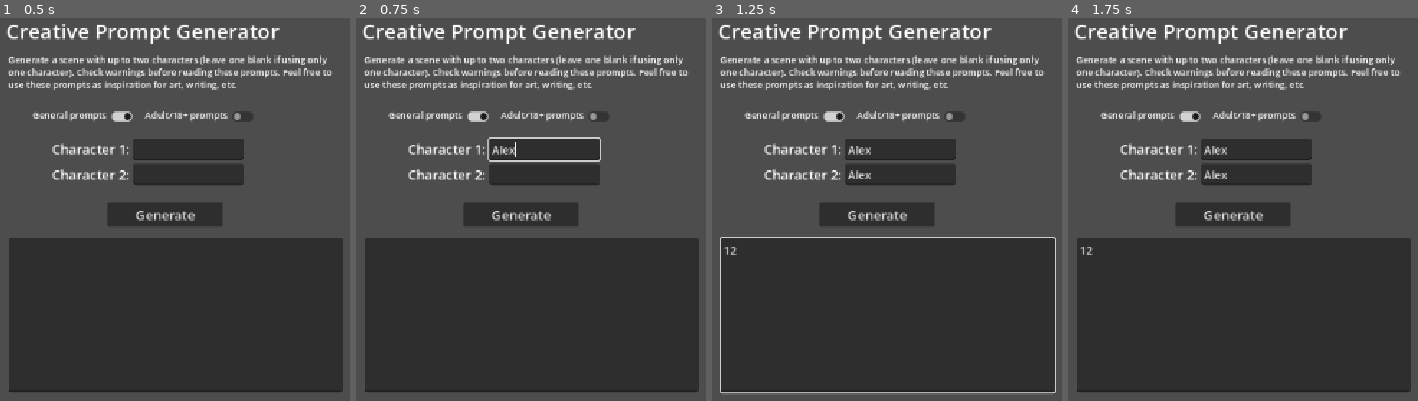
Above: before the commit, frames 1-4 (left to right).
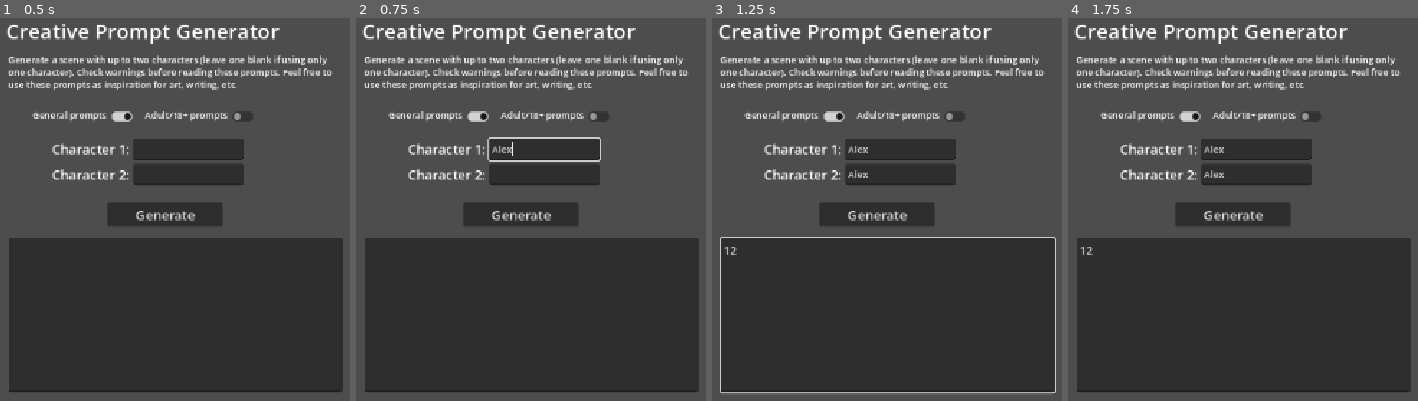
Above: after the commit, the same moments.

Repository: 17angelsprings/Creative-Prompt-Generator
Game: Godot game, scene res://src/ui/MainScreen.tscn
Same seed, same stepped clock (60 frames per second), same inputs: the game is played once before the commit and once after it.
Inputs (mouse positions are in pixels of both pictures, inside the frame that each line leads up to):
- Up to frame 1 (0.5 s): no input
- Up to frame 2 (0.75 s): click (545, 148) at 0.52 s; type "Alex" at 0.6 s
- Up to frame 3 (1.25 s): click (901, 175) at 0.75 s; type "Alex" at 0.83 s; click (887, 316) at 0.98 s; type "12" at 1.07 s
- Up to frame 4 (1.75 s): click (1190, 117) at 1.25 s

Frame 1 is identical in both runs. In frame 2, 0.1% of the frame differs, in the area x 38-46%, y 32-37%; in frame 3, 0.2%, in the area x 38-46%, y 33-43%; in frame 4, 0.2%.

Commit message:
Adjusted font size for Character Name lines + added more prompts

Diff:
--- a/src/prompts/gen_couple_prompts.json
+++ b/src/prompts/gen_couple_prompts.json
@@ -8,5 +8,25 @@
 	"content warning": "None",
 	"prompt part 1": "and",
 	"prompt part 2": " are playing video games together."
+},
+{
+	"content warning": "None",
+	"prompt part 1": "is taking care of",
+	"prompt part 2": ", who is not feeling well."
+},
+{
+	"content warning": "None",
+	"prompt part 1": "and",
+	"prompt part 2": " are listening to music together."
+},
+{
+	"content warning": "None",
+	"prompt part 1": "and",
+	"prompt part 2": " team up to do a science experiment."
+},
+{
+	"content warning": "None",
+	"prompt part 1": "and",
+	"prompt part 2": " are playing with the animals at an animal shelter. They're considering adopting one for themselves."
 }
 ]
--- a/src/prompts/gen_solo_prompts.json
+++ b/src/prompts/gen_solo_prompts.json
@@ -6,5 +6,9 @@
 {
 	"content warning": "None",
 	"prompt": " walks by a clothing store and sees a gorgeous outfit in their preferred style through the window."
+},
+{
+	"content warning": "None",
+	"prompt": " is shouting words of frustration at the sea."
 }
 ]
--- a/src/ui/MainScreen.tscn
+++ b/src/ui/MainScreen.tscn
@@ -39,6 +39,7 @@
 offset_top = 207.0
 offset_right = 692.0
 offset_bottom = 238.0
+theme_override_font_sizes/font_size = 14
 script = ExtResource("1_ivt3c")
 
 [node name="Character2" type="Label" parent="." unique_id=328267265]
@@ -54,6 +55,7 @@
 offset_top = 243.0
 offset_right = 692.0
 offset_bottom = 274.0
+theme_override_font_sizes/font_size = 14
 script = ExtResource("2_jokyv")
 
 [node name="GenPrompts" type="Label" parent="." unique_id=1242384216]
